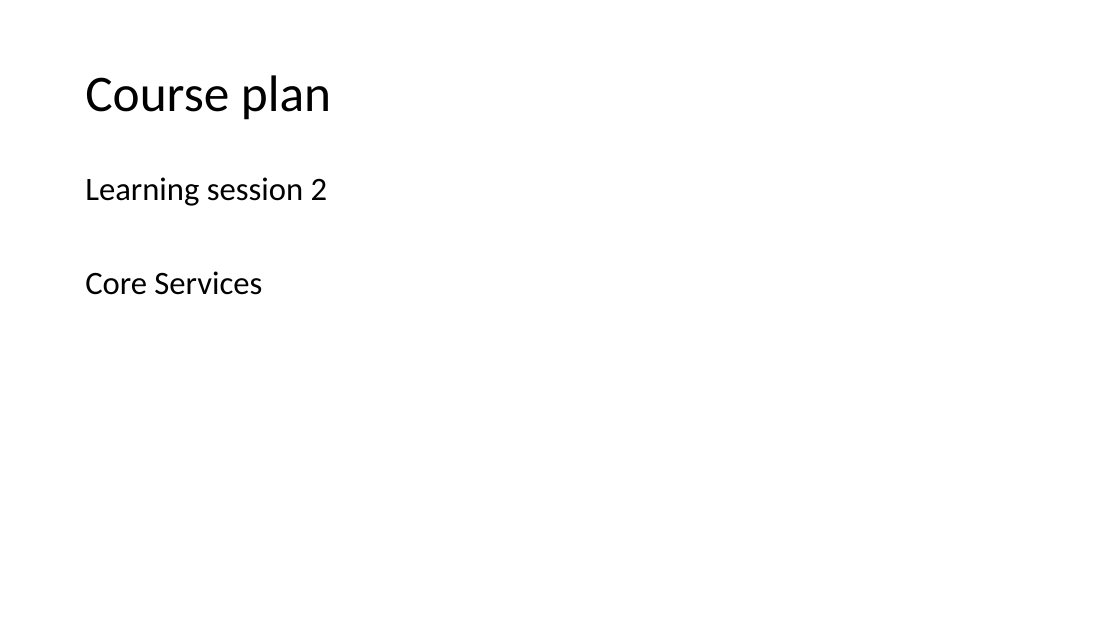
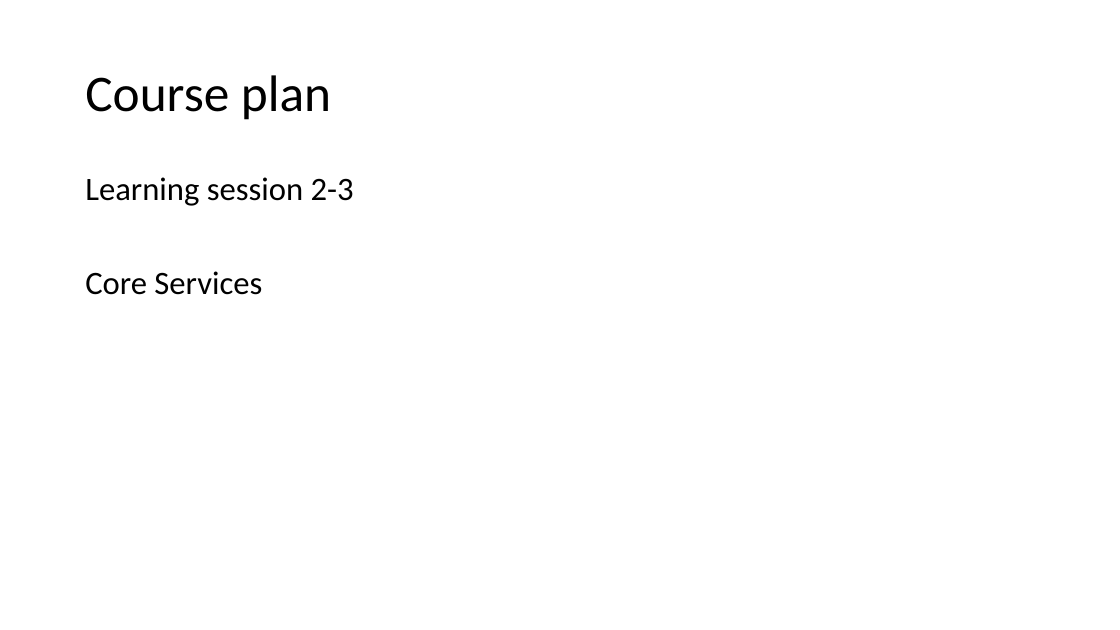
Before and after one commit to v1r7u/cloud_computing_old, a slide deck: slide 7 of presentations/01_Introduction.pptx. Drawn at 1120x630 pixels with LibreOffice and Linux fonts; fonts in the diff are those of the drawing. Boxes give left, top, right and bottom in pixels: in the first picture for what was removed or moved away, otherwise in the second. Text is boxed around its words. In the diff, an @@ line names an element or a change of style, - is before the commit and + after.

Commit message:
Update session numbers in presentations

```diff
--- a/presentations/01_Introduction.pptx
+++ b/presentations/01_Introduction.pptx
@@ text at bbox=[85, 177, 354, 206]: text changed @@
-Learning session 2
+Learning session 2-3
```
Also in this commit, not shown: 8 other slides changed, 7 other files.
